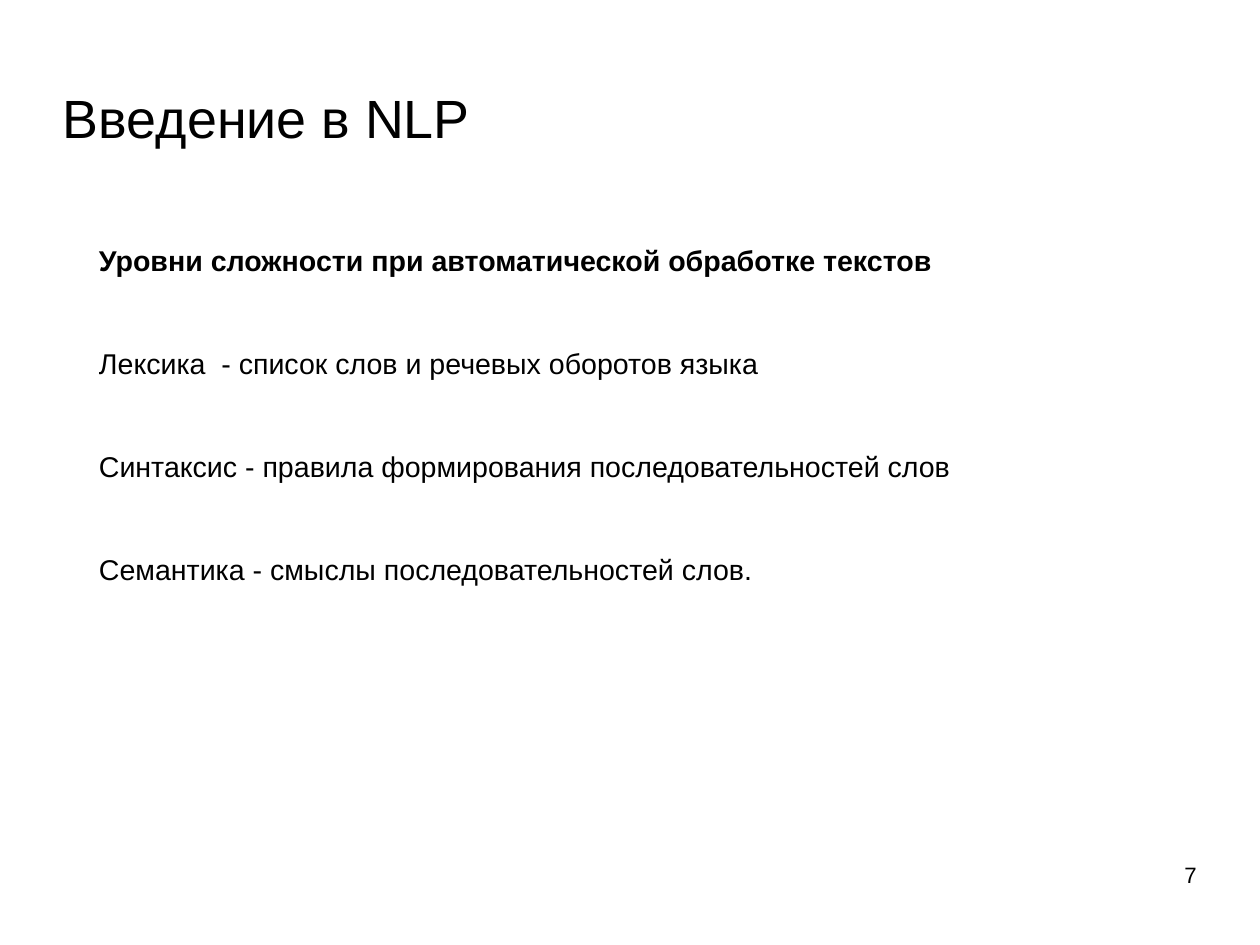
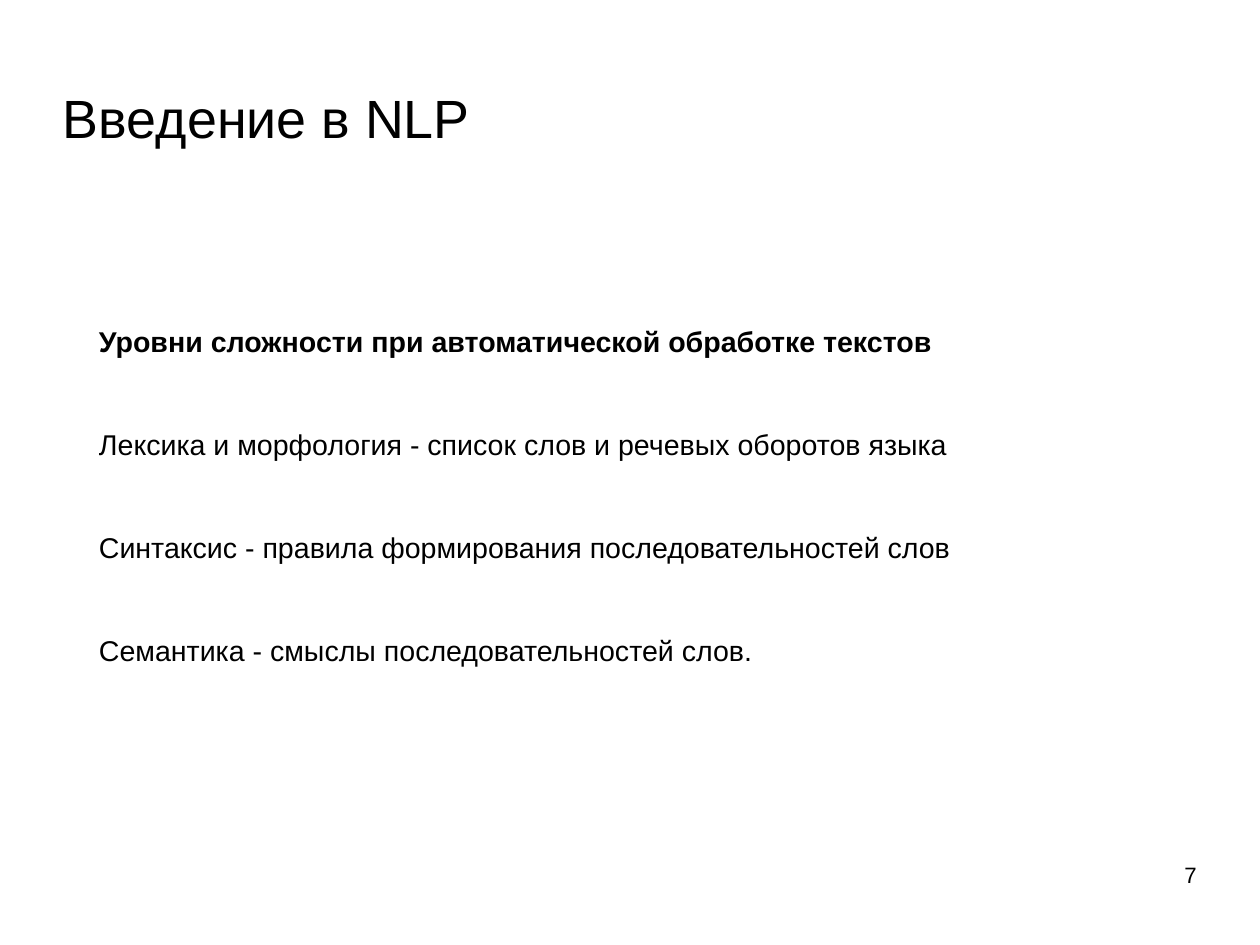
Before and after one commit to mechanoid5/ml_nlp_2022, a slide deck: slide 7 of 01-intro.odp. Drawn at 1260x945 pixels with LibreOffice and Linux fonts; fonts in the diff are those of the drawing; background and template pictures are left out. Boxes give left, top, right and bottom in pixels: in the first picture for what was removed or moved away, otherwise in the second. Text is boxed around its words. In the diff, an @@ line names an element or a change of style, - is before the commit and + after.

```diff
--- a/01-intro.odp
+++ b/01-intro.odp
@@ text "Уровни сложности при автоматической обработке ...": place and size @@
-text "Уровни сложности при автоматической обработке ..." at <box>99,249,950,585</box>
+text "Уровни сложности при автоматической обработке ..." at <box>99,330,950,666</box>
@@ text at <box>99,434,947,461</box>: text changed @@
-Лексика - список слов и речевых оборотов языка
+Лексика и морфология - список слов и речевых оборотов языка
```
Also in this commit, not shown: 3 other slides changed, 1 slide added, 2 other files.
